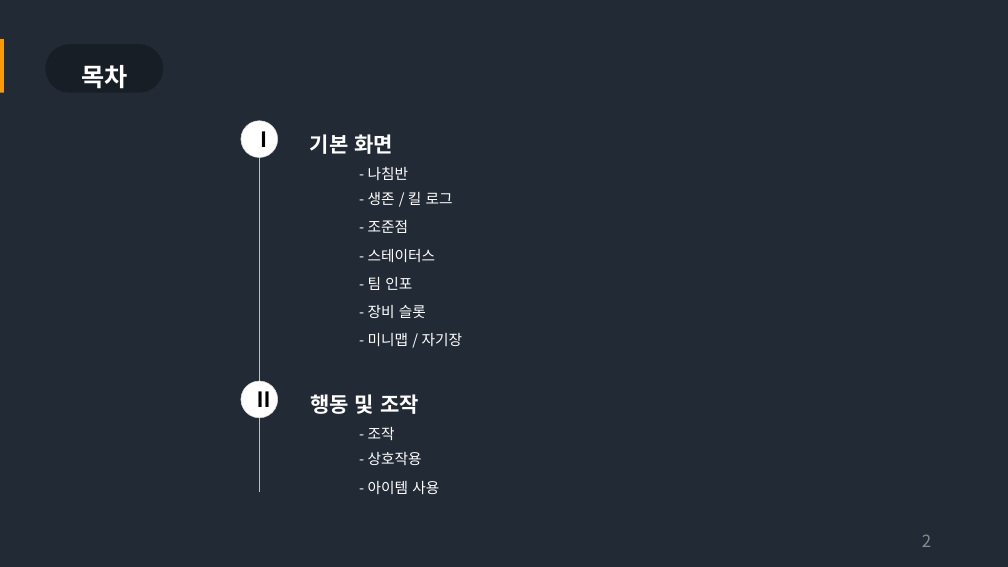
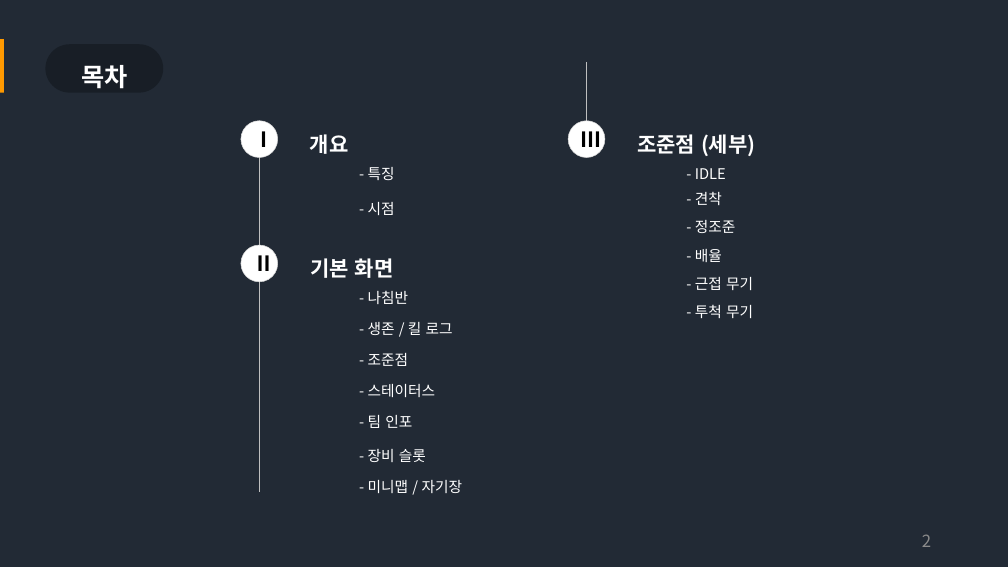
Before and after one commit to Bumizi/GameDesign, a slide deck: slide 2 of 3-1 기획 포트폴리오 작성/PUBG 전투 UI 역기획서.pptx. Drawn at 1008x567 pixels with LibreOffice and Linux fonts; fonts in the diff are those of the drawing. Boxes give left, top, right and bottom in pixels: in the first picture for what was removed or moved away, otherwise in the second. Text is boxed around its words. In the diff, an @@ line names an element or a change of style, - is before the commit and + after.

Commit message:
특징, 시점 슬라이드 추가
특징, 시점 슬라이드 추가

```diff
--- a/3-1 기획 포트폴리오 작성/PUBG 전투 UI 역기획서.pptx
+++ b/3-1 기획 포트폴리오 작성/PUBG 전투 UI 역기획서.pptx
@@ line added from (587, 62) to (587, 140), #BFBFBF 0.5 pt @@
@@ text at [310,134,349,154]: text changed @@
-기본 화면
+개요
@@ ellipse added at [569,121,606,158], fill #FFFFFF, outline #D9D9D9 0.5 pt, 20 pt, text #000000, bold @@
+Ⅲ
@@ text added at [637,134,756,156], 20 pt, text #FFFFFF, bold @@
+조준점 (세부)
@@ text at [368,167,395,180]: text changed @@
-- 나침반
+- 특징
@@ text added at [695,168,726,179], 14 pt, text #FFFFFF @@
+- IDLE
@@ text added at [368,202,395,215], 14 pt, text #FFFFFF @@
+- 시점
@@ text added at [695,192,722,205], 14 pt, text #FFFFFF @@
+- 견착
@@ text added at [695,220,736,233], 14 pt, text #FFFFFF @@
+- 정조준
@@ ellipse "Ⅱ": place and size @@
-ellipse "Ⅱ" at [241,381,278,418]
+ellipse "Ⅱ" at [241,245,278,282]
@@ text added at [310,258,394,278], 20 pt, text #FFFFFF, bold @@
+기본 화면
@@ text added at [695,249,722,262], 14 pt, text #FFFFFF @@
+- 배율
@@ text added at [368,291,409,304], 14 pt, text #FFFFFF @@
+- 나침반
@@ text added at [695,277,753,290], 14 pt, text #FFFFFF @@
+- 근접 무기
@@ text "- 생존 / 킬 로그": place and size @@
-text "- 생존 / 킬 로그" at [368,192,453,205]
+text "- 생존 / 킬 로그" at [368,322,453,335]
@@ text added at [695,305,753,318], 14 pt, text #FFFFFF @@
+- 투척 무기
@@ text "- 조준점": place and size @@
-text "- 조준점" at [368,220,409,233]
+text "- 조준점" at [368,353,409,366]
@@ text "- 스테이터스": place and size @@
-text "- 스테이터스" at [368,249,436,262]
+text "- 스테이터스" at [368,384,436,397]
@@ text removed at [310,394,419,414] @@
-행동 및 조작
@@ text "- 팀 인포": place and size @@
-text "- 팀 인포" at [368,277,412,290]
+text "- 팀 인포" at [368,415,412,428]
@@ text "- 장비 슬롯": place and size @@
-text "- 장비 슬롯" at [368,305,426,318]
+text "- 장비 슬롯" at [368,449,426,462]
@@ text removed at [368,427,395,440] @@
-- 조작
@@ text "- 미니맵 / 자기장": place and size @@
-text "- 미니맵 / 자기장" at [368,333,463,346]
+text "- 미니맵 / 자기장" at [368,480,463,493]
@@ text removed at [368,452,422,465] @@
-- 상호작용
@@ text removed at [368,481,439,494] @@
-- 아이템 사용
```
Also in this commit, not shown: 2 other slides changed, 2 slides added, 1 slide removed.
